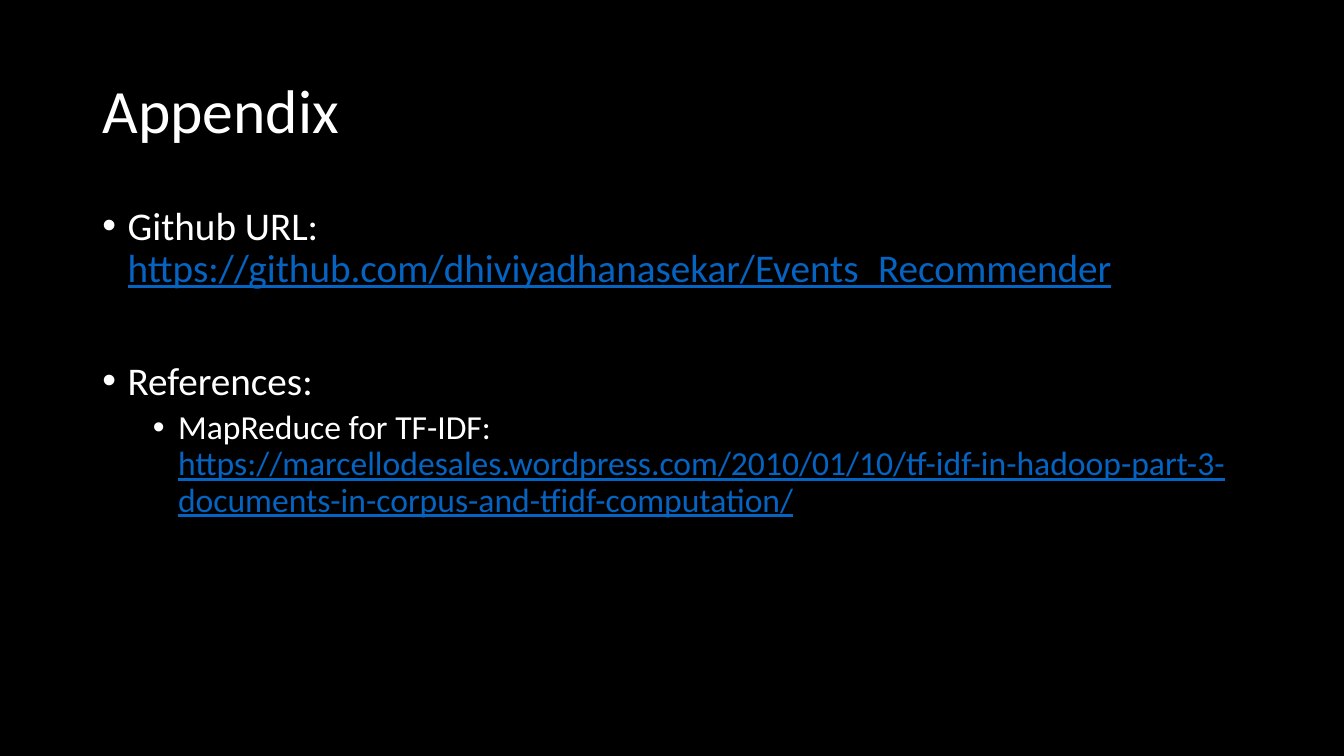
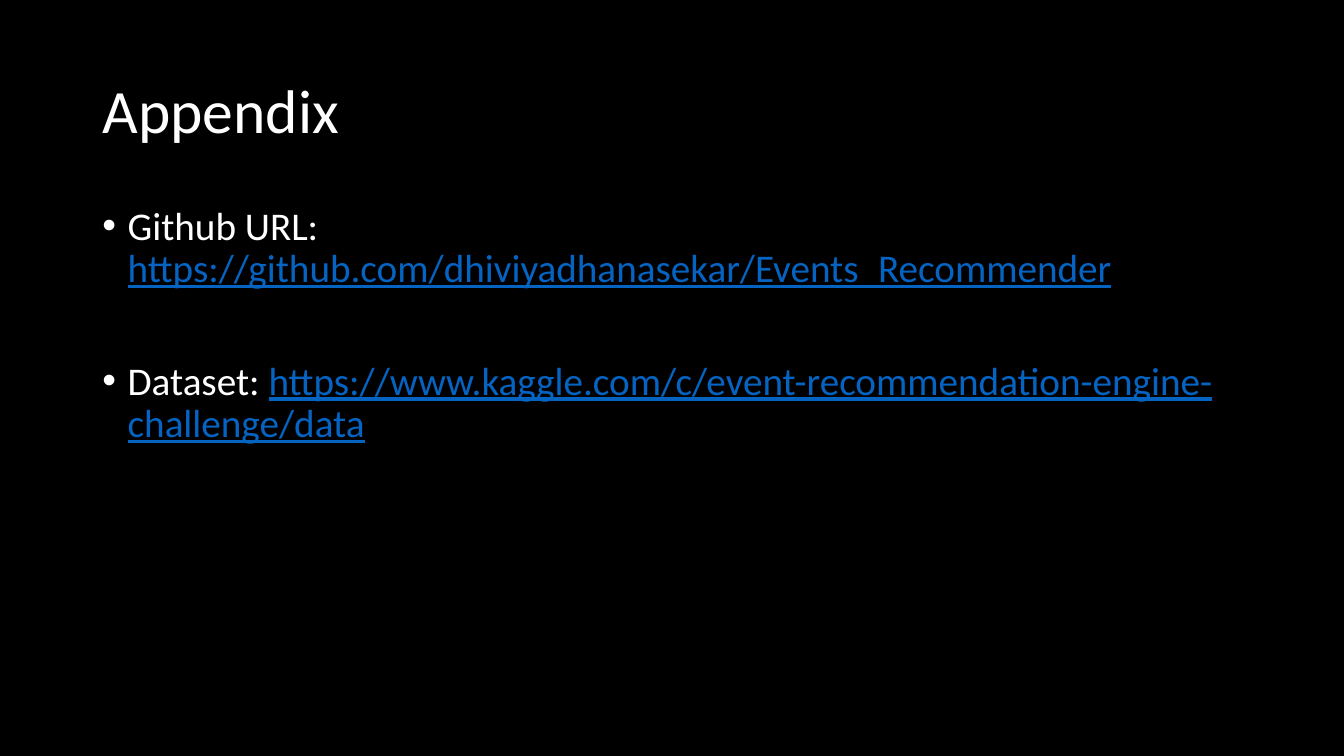
Before and after one commit to dhiviyadhanasekar/Events_Recommender, a slide deck: slide 8 of Big Data Project.pptx (slide 9 before the commit). Drawn at 1344x756 pixels with LibreOffice and Linux fonts; fonts in the diff are those of the drawing. Boxes give left, top, right and bottom in pixels: in the first picture for what was removed or moved away, otherwise in the second. Text is boxed around its words. In the diff, an @@ line names an element or a change of style, - is before the commit and + after.

Commit message:
ppt

```diff
--- a/Big Data Project.pptx
+++ b/Big Data Project.pptx
@@ text at <box>128,367,1213,444</box>: text changed; size 24 to 28 pt @@
-• References:
-  • MapReduce for TF-IDF: https://marcellodesales.wordpress.com/2010/01/10/tf-idf-in-hadoop-part-3-documents-in-corpus-and-tfidf-computation/
+• Dataset: https://www.kaggle.com/c/event-recommendation-engine-challenge/data
```
Also in this commit, not shown: 2 other slides changed, 3 slides added, 4 slides removed.
